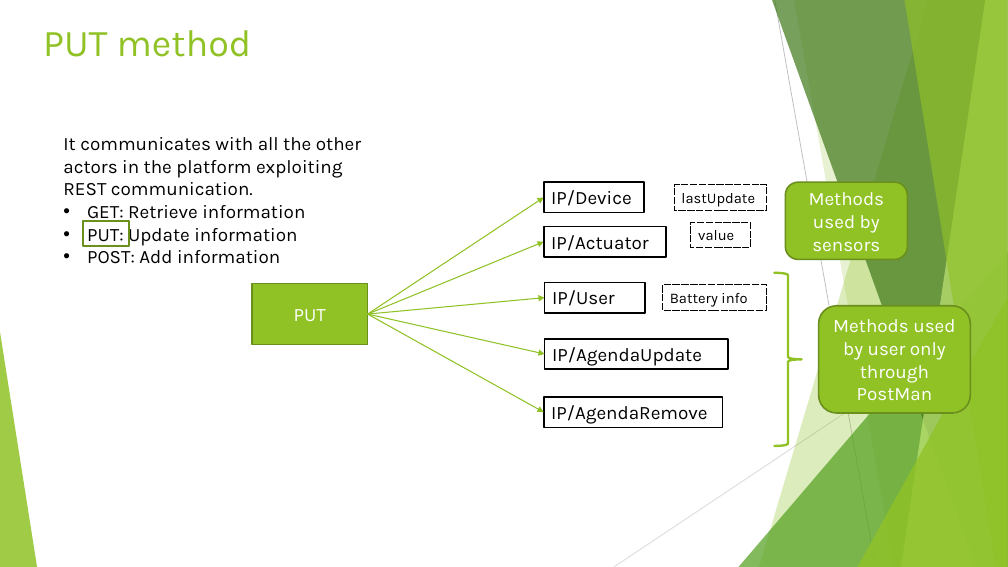
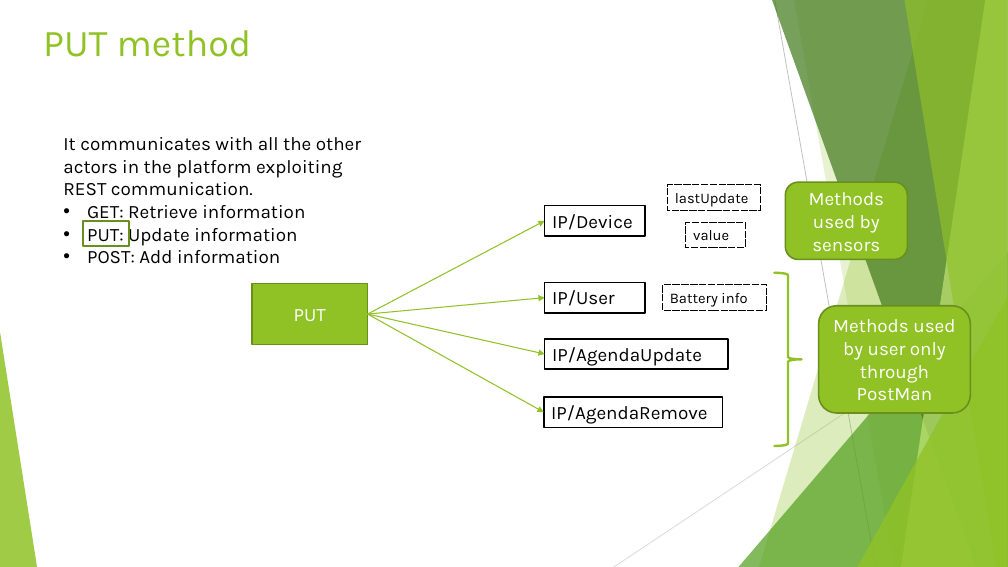
Before and after one commit to annageraci/Battery_Charger_Smart, a slide deck: slide 9 of Materiale Extra/Presentazione del progetto.pptx. Drawn at 1008x567 pixels with LibreOffice and Linux fonts; fonts in the diff are those of the drawing. Boxes give left, top, right and bottom in pixels: in the first picture for what was removed or moved away, otherwise in the second. Text is boxed around its words. In the diff, an @@ line names an element or a change of style, - is before the commit and + after.

Commit message:
aggiornate con PUT actuator eliminato

```diff
--- a/Materiale Extra/Presentazione del progetto.pptx
+++ b/Materiale Extra/Presentazione del progetto.pptx
@@ rectangle "IP/Device": place and size @@
-rectangle "IP/Device" at box(544, 182, 644, 212)
+rectangle "IP/Device" at box(545, 206, 645, 236)
@@ rectangle "lastUpdate": place and size @@
-rectangle "lastUpdate" at box(675, 185, 768, 210)
+rectangle "lastUpdate" at box(668, 185, 761, 210)
@@ arrow moved from (368, 314) - (544, 197) to (368, 314) - (545, 221) @@
@@ rectangle removed at box(544, 227, 665, 257) @@
-IP/Actuator
@@ rectangle "value": place and size @@
-rectangle "value" at box(691, 222, 751, 248)
+rectangle "value" at box(686, 222, 746, 248)
@@ arrow removed from (368, 314) to (544, 242) @@
```
